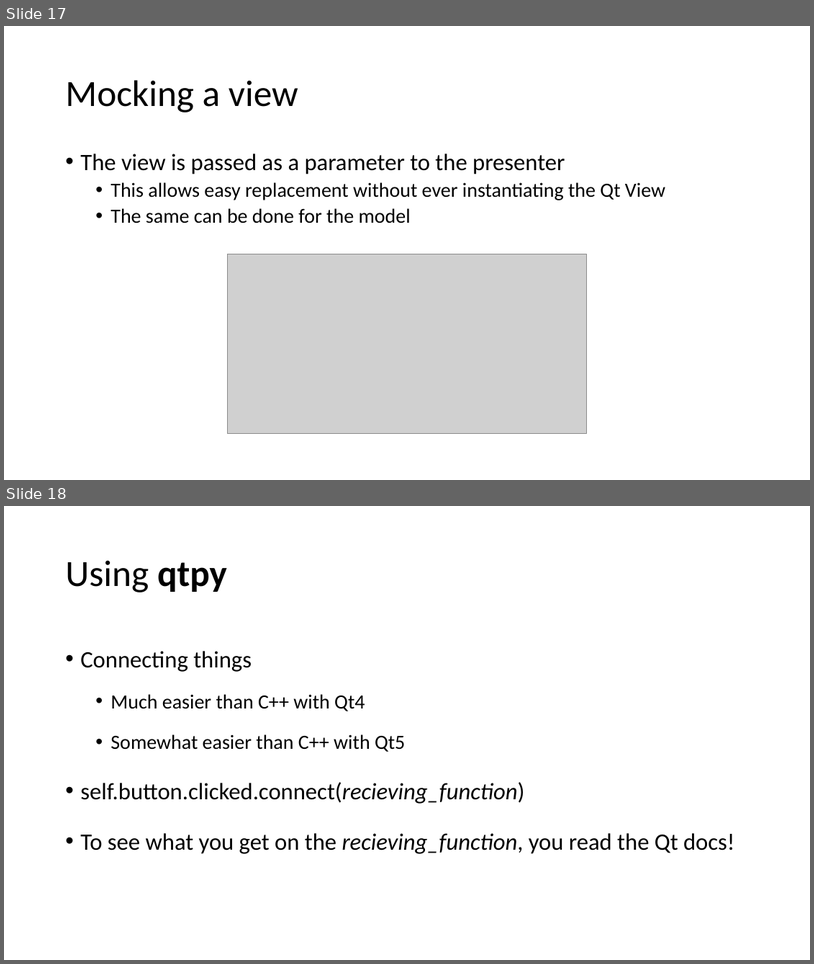
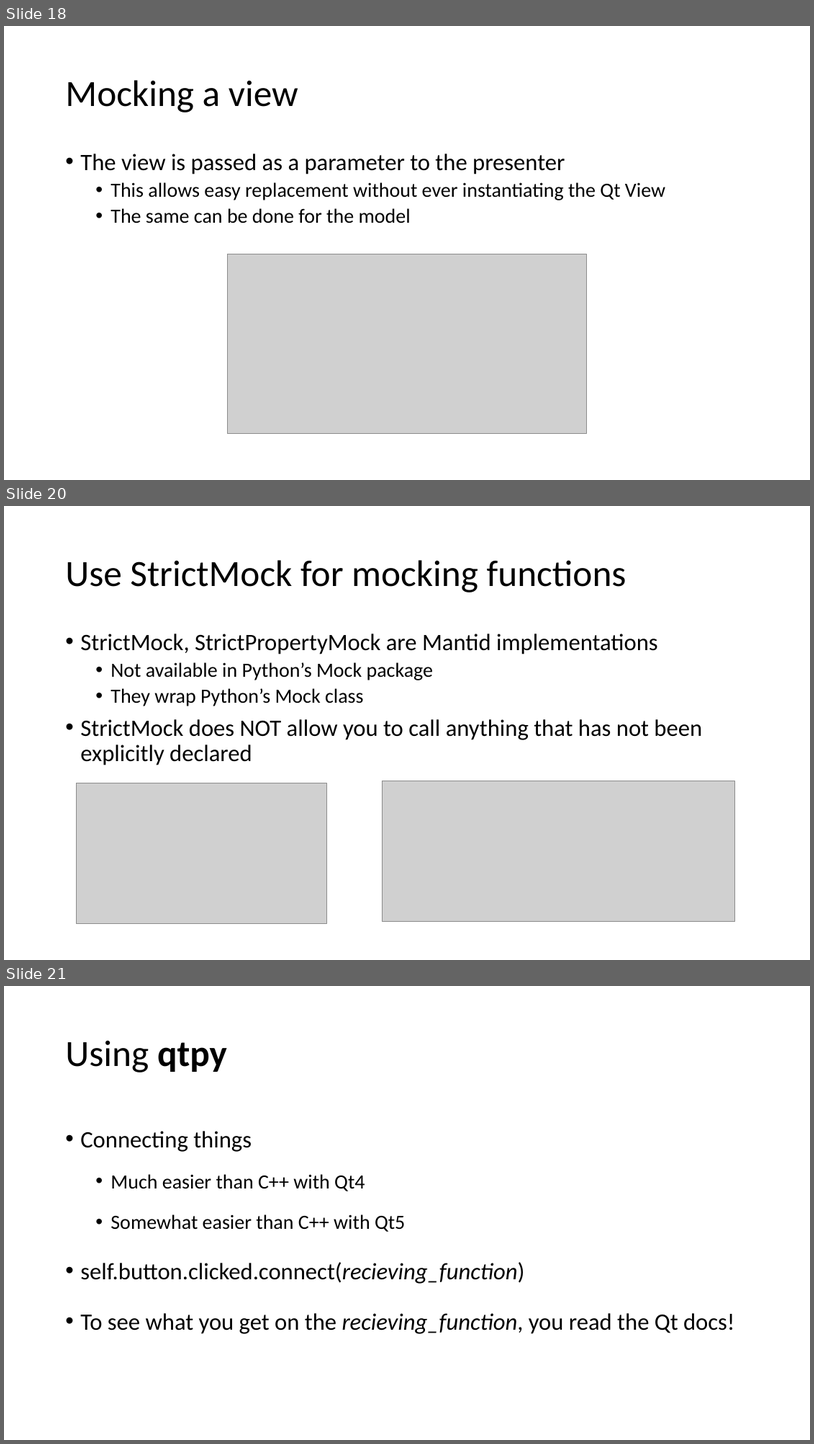
Before and after one commit to DTasev/mvp, a slide deck: MVP Tutorial.pptx. Shown one above the other, each under a label of ours: slides 17 and 18 before the commit, slides 18, 20 and 21 after it; the slides between them are not shown. The pictures are 814x964 and 814x1444 pixels, drawn with LibreOffice and Linux fonts; fonts in the diff are those of the drawing; grey boxes stand for pictures. Boxes give left, top, right and bottom in pixels: in the first picture for what was removed or moved away, otherwise in the second. Text is boxed around its words. In the diff, an @@ line names an element or a change of style, - is before the commit and + after.

```diff
--- a/MVP Tutorial.pptx
+++ b/MVP Tutorial.pptx
@@ slide 20 added at <box>4,506,810,960</box>, background #FFFFFF @@
@@ title added at <box>65,560,627,592</box>, 44 pt, text #000000 @@
+Use StrictMock for mocking functions
@@ text added at <box>80,633,702,765</box>, 28 pt, text #000000 @@
+• StrictMock, StrictPropertyMock are Mantid implementations
+  • Not available in Python’s Mock package
+  • They wrap Python’s Mock class
+• StrictMock does NOT allow you to call anything that has not been explicitly declared
@@ picture added at <box>76,783,327,924</box> @@
@@ picture added at <box>382,780,735,921</box> @@
@@ what was slide 17 is now slide 18 @@
@@ what was slide 18 is now slide 21 @@
```
Also in this commit, not shown: 3 slides changed, 2 other slides added, 1 other file.
